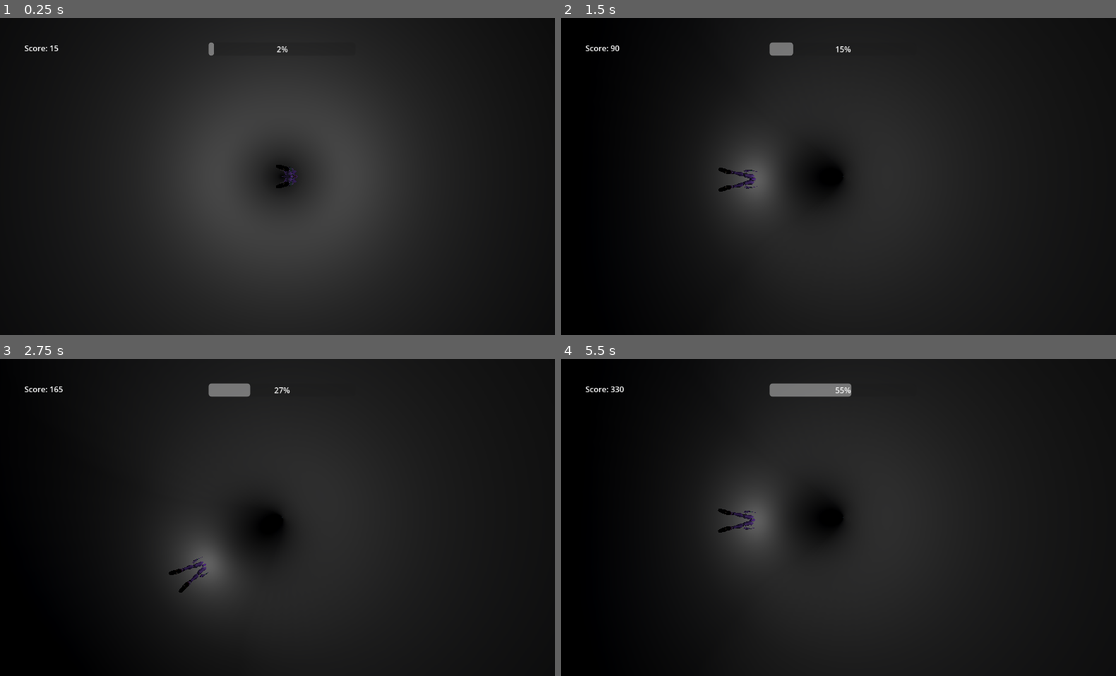
Above: before the commit, frames 1-4 (two rows, left to right).
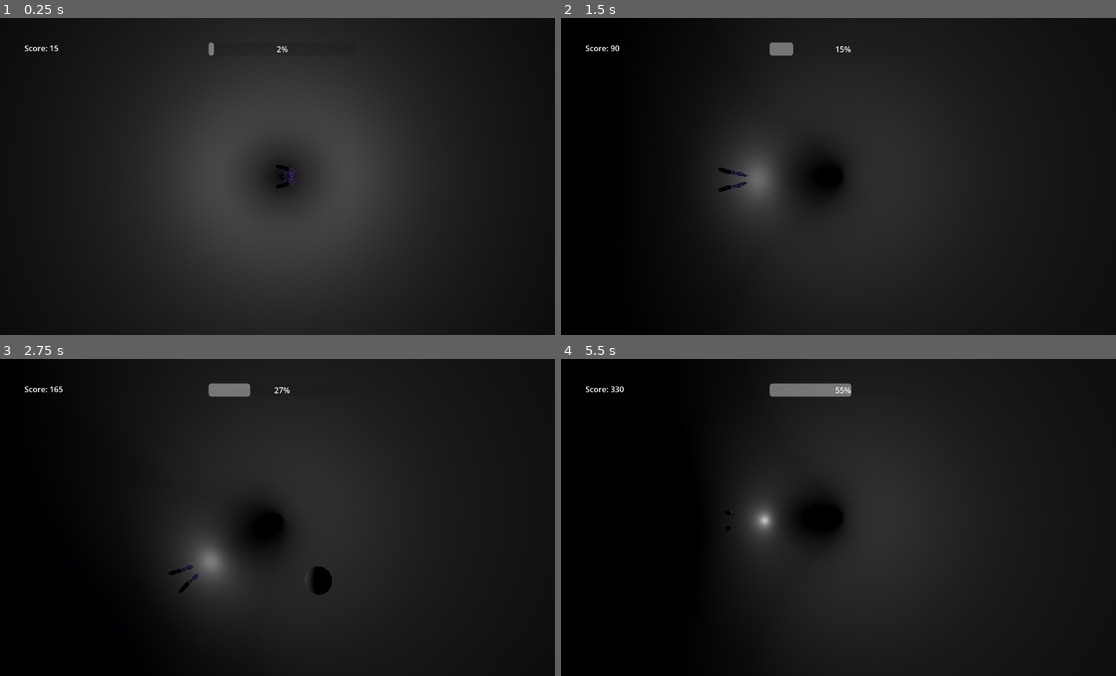
Above: after the commit, the same moments.

Repository: ryukinouu/Stellar-Requiem
Game: Godot game, scene res://Game/Scenes/Level.tscn
Same seed, same stepped clock (60 frames per second), same inputs: the game is played once before the commit and once after it.
Inputs:
- Up to frame 1 (0.25 s): no input
- Up to frame 2 (1.5 s): hold D (right) 0.53-1.28 s; hold A (left) from 1.28 s (still down)
- Up to frame 3 (2.75 s): release A (left) at 2.03 s; hold D (right) from 2.03 s (still down)
- Up to frame 4 (5.5 s): release D (right) at 3.53 s; hold A (left) from 3.53 s (still down)

The runs differ from the first frame. In frame 2, less than 0.1% of the frame differs, in the area x 32-36%, y 47-54%; in frame 3, 0.4%; in frame 4, 1.9%, in the area x 23-38%, y 41-62%.
Error before the commit: Parse Error: Expected ":" after "if" condition. (res://Game/Scripts/Level.gd:20)

Commit message:
Fixed the notes

Diff:
--- a/Game/Scripts/Level.gd
+++ b/Game/Scripts/Level.gd
@@ -9,15 +9,43 @@
 	anim_tree.active = true
 	generate_tabs_around_ring(Global.CIRCLE_MEASURES)
 	var last_z = 2.66 * 100 + 3.75
-	for i in range(58):
+	for i in range(3):
 		var note = load("res://Game/Scenes/Notes/HoverNote.tscn")
 		var note_instance = note.instantiate()
 		var pos = Global.positions[randi_range(0, Global.CIRCLE_MEASURES - 1)]["note_pos"]
 		note_instance.position.x = pos.x
 		note_instance.position.y = pos.y
 		note_instance.position.z = last_z
-		last_z += 1.33 * 100
-		if last_z
+		last_z += 2.66 * 100
+		beatmap.add_child(note_instance)
+	var last_tick = 0
+	var min_tick = 0
+	var max_tick = Global.CIRCLE_MEASURES - 1
+	for i in range(54):
+		var note = load("res://Game/Scenes/Notes/HoverNote.tscn")
+		var note_instance = note.instantiate()
+		if last_tick == 0:
+			min_tick = 10
+			max_tick = 2
+		elif last_tick == 1:
+			min_tick = 11
+			max_tick = 3
+		elif last_tick == 11:
+			min_tick = 9
+			max_tick = 1
+		elif last_tick == 10:
+			min_tick = 8
+			max_tick = 0
+		else:
+			min_tick = last_tick - 2
+			max_tick = last_tick + 2
+		var chosen_tick = randi_range(min_tick, max_tick)
+		var pos = Global.positions[chosen_tick]["note_pos"]
+		note_instance.position.x = pos.x
+		note_instance.position.y = pos.y
+		note_instance.position.z = last_z
+		last_z += 0.16625 * 100
+		last_tick = chosen_tick
 		beatmap.add_child(note_instance)
 
 func generate_tabs_around_ring(number):
Not shown: 1 places in Game/Scenes/Level.tscn that only renumber resources
